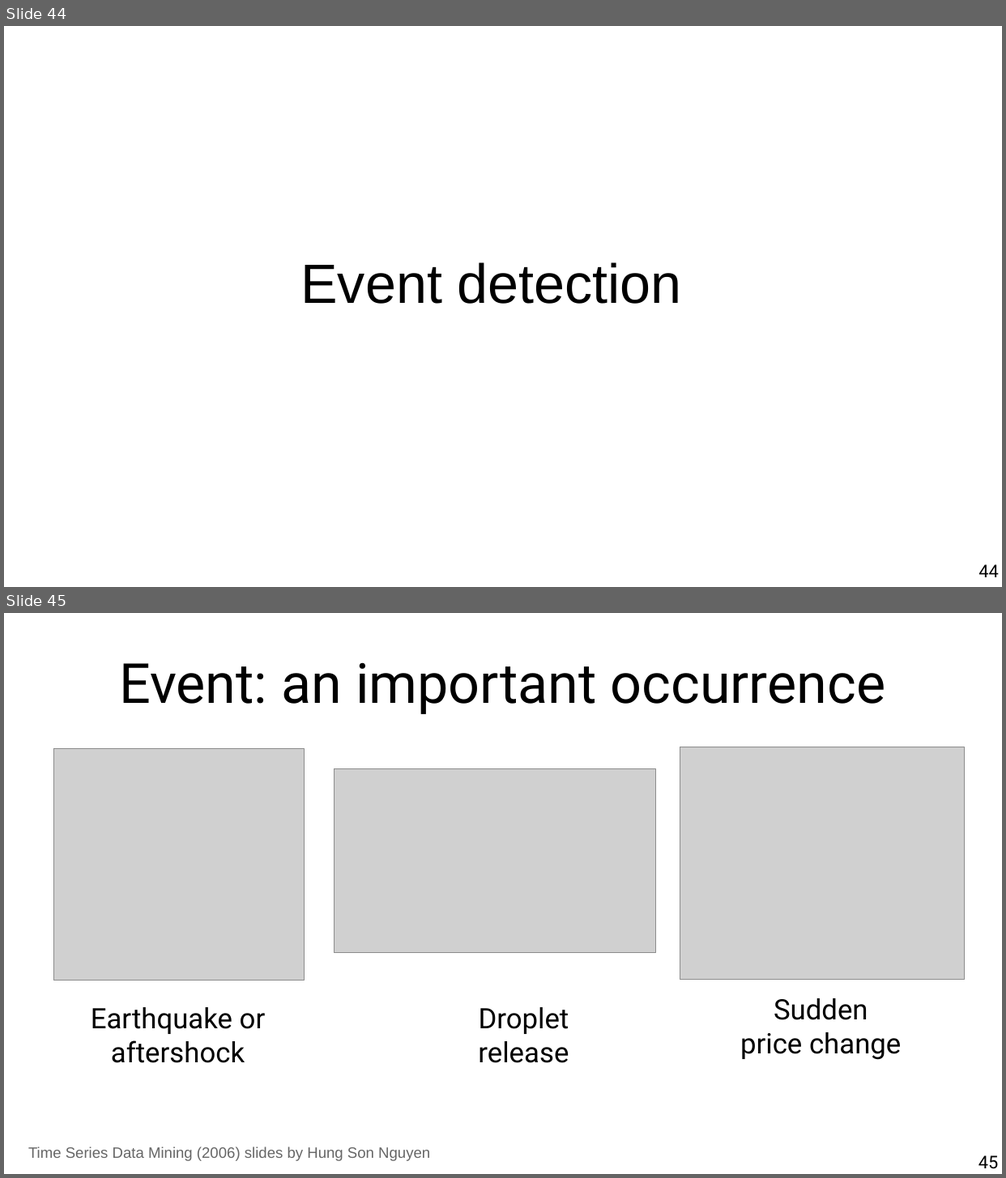
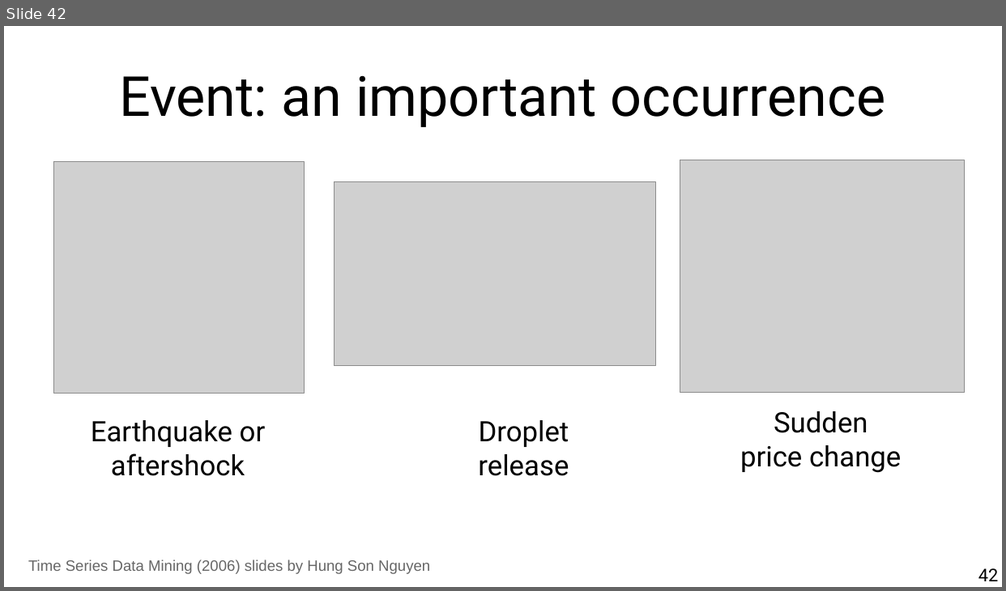
Before and after one commit to marco-calautti/data-mining-course, a slide deck: theory/tt11_time_series.odp. Shown one above the other, each under a label of ours: slides 44 and 45 before the commit, slide 42 after it. The pictures are 1006x1178 and 1006x591 pixels, drawn with LibreOffice and Linux fonts; fonts in the diff are those of the drawing; grey boxes stand for pictures. Boxes give left, top, right and bottom in pixels: in the first picture for what was removed or moved away, otherwise in the second. Text is boxed around its words. In the diff, an @@ line names an element or a change of style, - is before the commit and + after.

```diff
--- a/theory/tt11_time_series.odp
+++ b/theory/tt11_time_series.odp
@@ slide 44 removed at bbox=[4, 26, 1002, 587], background #FFFFFF @@
@@ title removed at bbox=[300, 263, 682, 304] @@
-Event detection
@@ page number removed at bbox=[978, 565, 998, 578] @@
-44
@@ what was slide 45 is now slide 42 @@
@@ page number at bbox=[978, 569, 998, 582]: text changed @@
-45
+42
```
Also in this commit, not shown: 7 slides changed, 2 slides added, 6 other slides removed.
